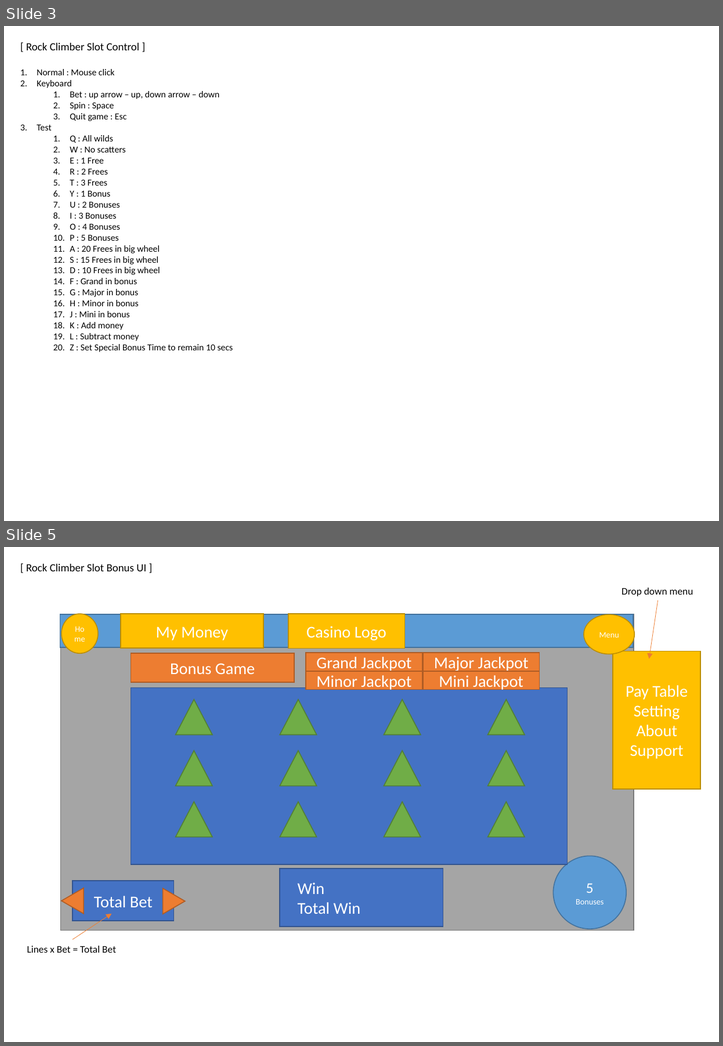
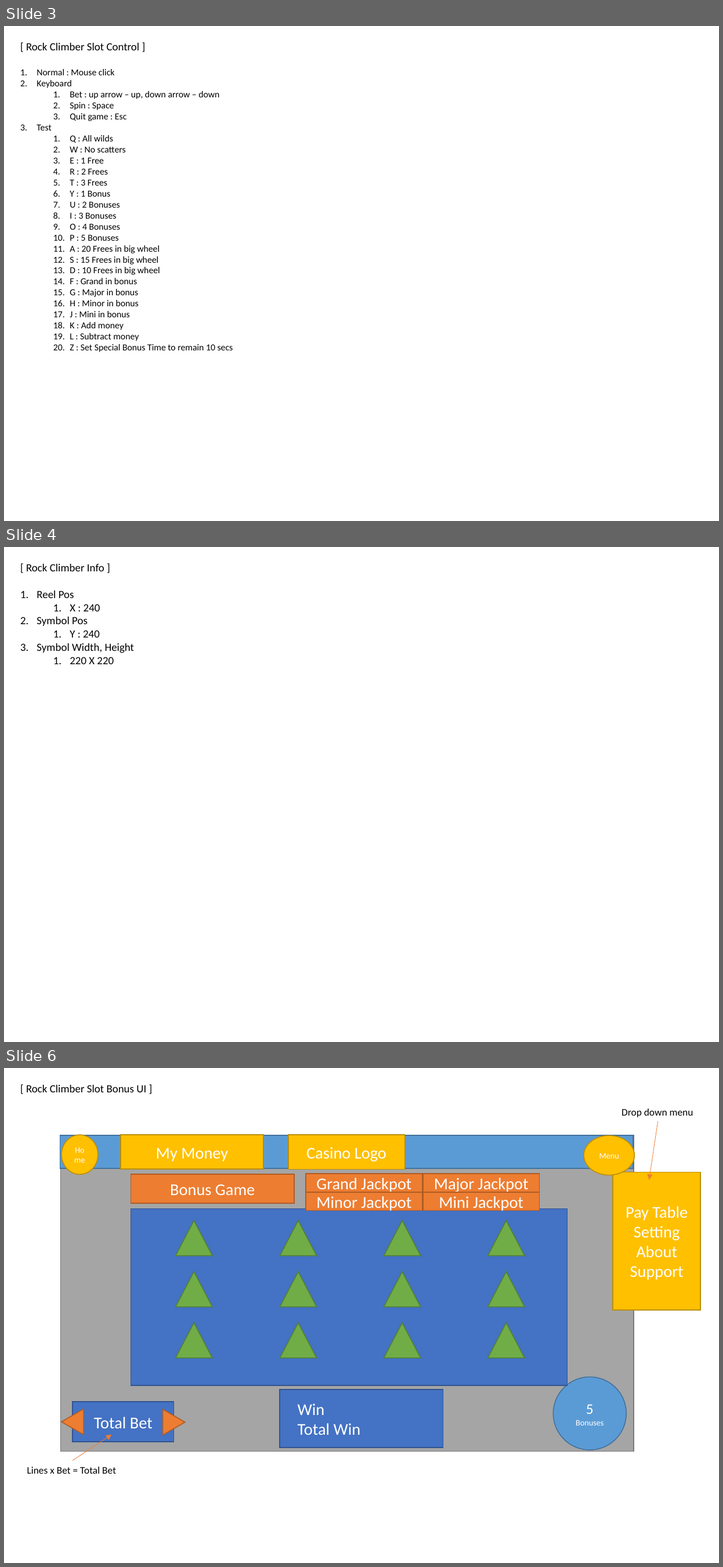
Before and after one commit to SuperVeigar/SlotMachine, a slide deck: 00_Documents/Proposal_RockCLimber.pptx. Shown one above the other, each under a label of ours: slides 3 and 5 before the commit, slides 3, 4 and 6 after it; the slides between them are not shown. The pictures are 723x1046 and 723x1567 pixels, drawn with LibreOffice and Linux fonts; fonts in the diff are those of the drawing. Boxes give left, top, right and bottom in pixels: in the first picture for what was removed or moved away, otherwise in the second. Text is boxed around its words. In the diff, an @@ line names an element or a change of style, - is before the commit and + after.

Commit message:
Uploaded 221101 Symbol is added

```diff
--- a/00_Documents/Proposal_RockCLimber.pptx
+++ b/00_Documents/Proposal_RockCLimber.pptx
@@ slide 4 added at [4, 547, 719, 1042], background #FFFFFF @@
@@ text added at [26, 564, 134, 664], 12 pt, text #000000 @@
+[ Rock Climber Info ]
+1. Reel Pos
+  1. X : 240
+2. Symbol Pos
+  1. Y : 240
+3. Symbol Width, Height
+  1. 220 X 220
@@ what was slide 5 is now slide 6 @@
```
Also in this commit, not shown: 4 other files.
